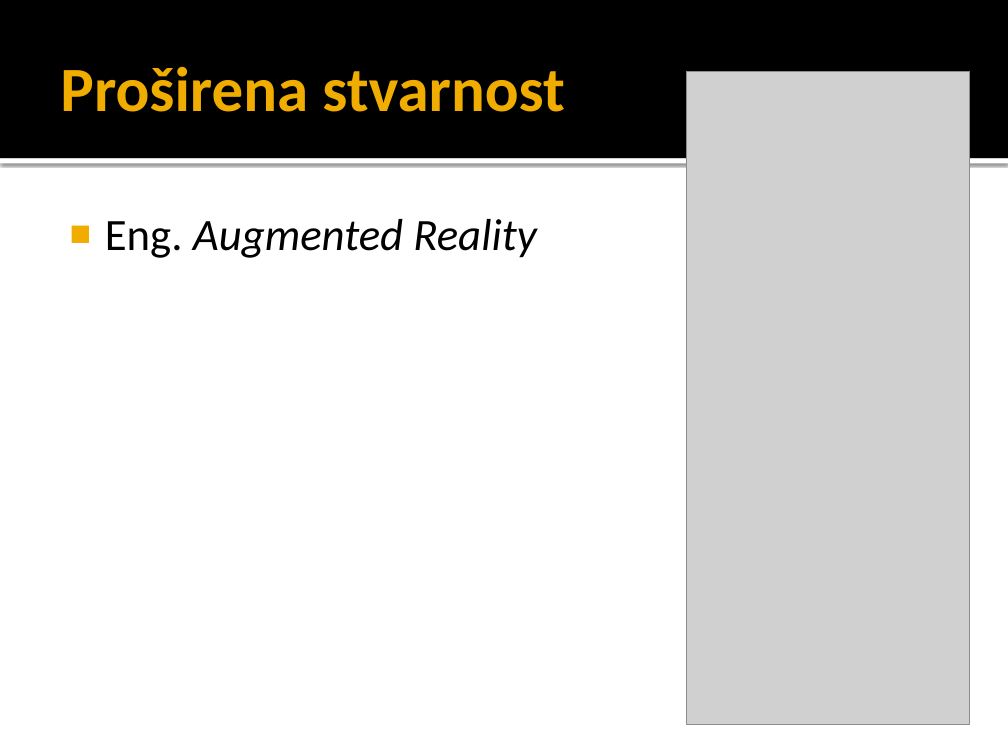
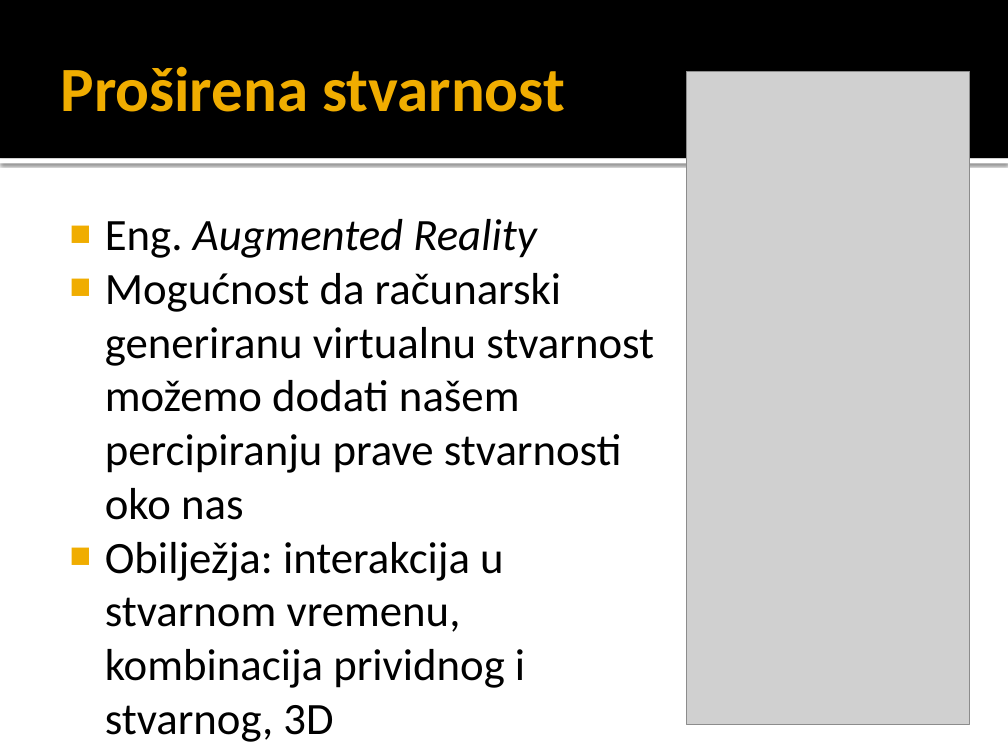
Before and after one commit to MarioVolarevic/projekt-irg-2011, a slide deck: slide 2 of Prezentacija/FERmula 1.pptx. Drawn at 1008x756 pixels with LibreOffice and Linux fonts; fonts in the diff are those of the drawing; grey boxes stand for pictures. Boxes give left, top, right and bottom in pixels: in the first picture for what was removed or moved away, otherwise in the second. Text is boxed around its words. In the diff, an @@ line names an element or a change of style, - is before the commit and + after.

```diff
--- a/Prezentacija/FERmula 1.pptx
+++ b/Prezentacija/FERmula 1.pptx
@@ text at bbox=[105, 273, 654, 688]: paragraphs added @@
+■ Mogućnost da računarski generiranu virtualnu stvarnost možemo dodati našem percipiranju prave stvarnosti oko nas
+■ Obilježja: interakcija u stvarnom vremenu, kombinacija prividnog i stvarnog, 3D
```
Also in this commit, not shown: 1 other slide changed, 1 slide added.
